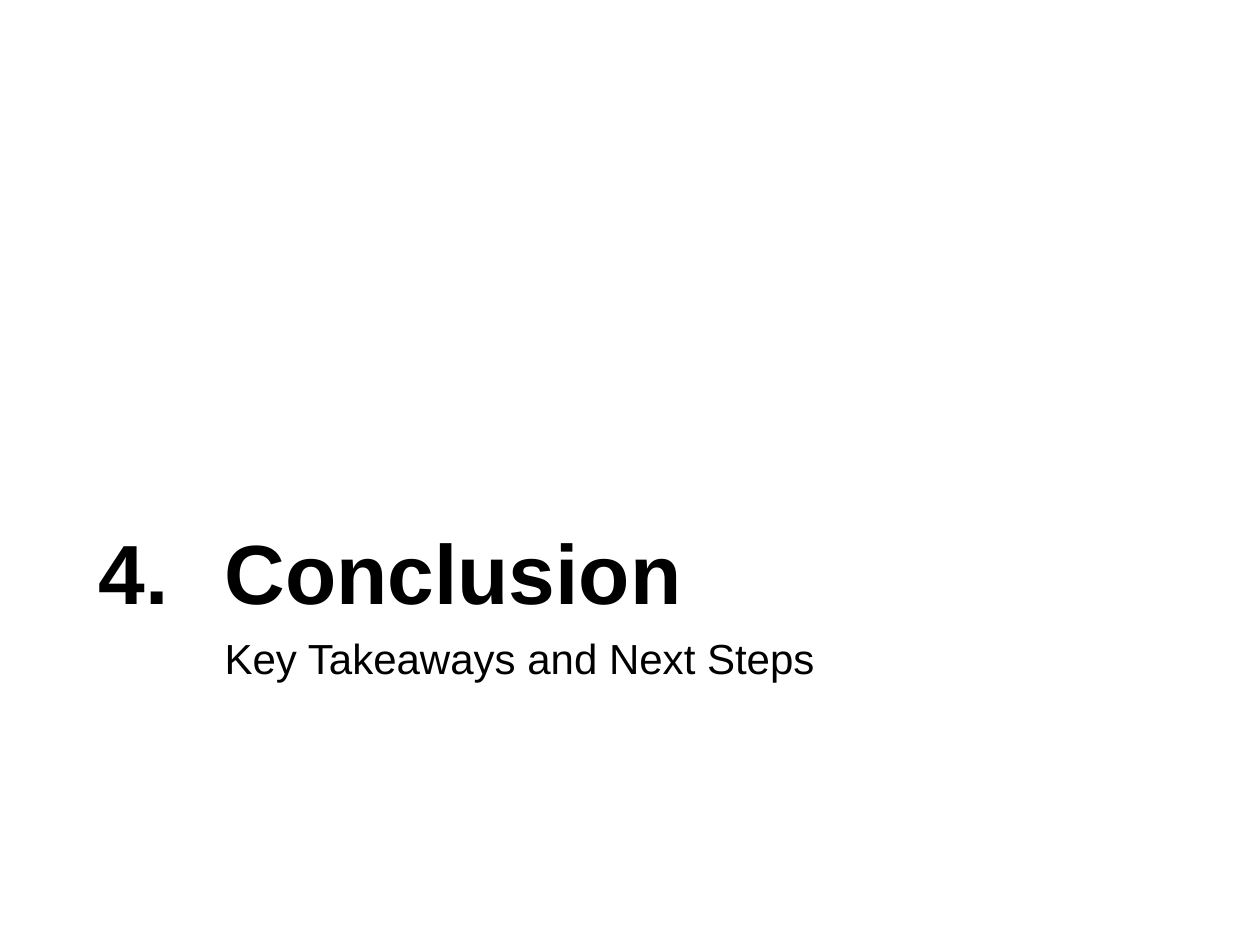
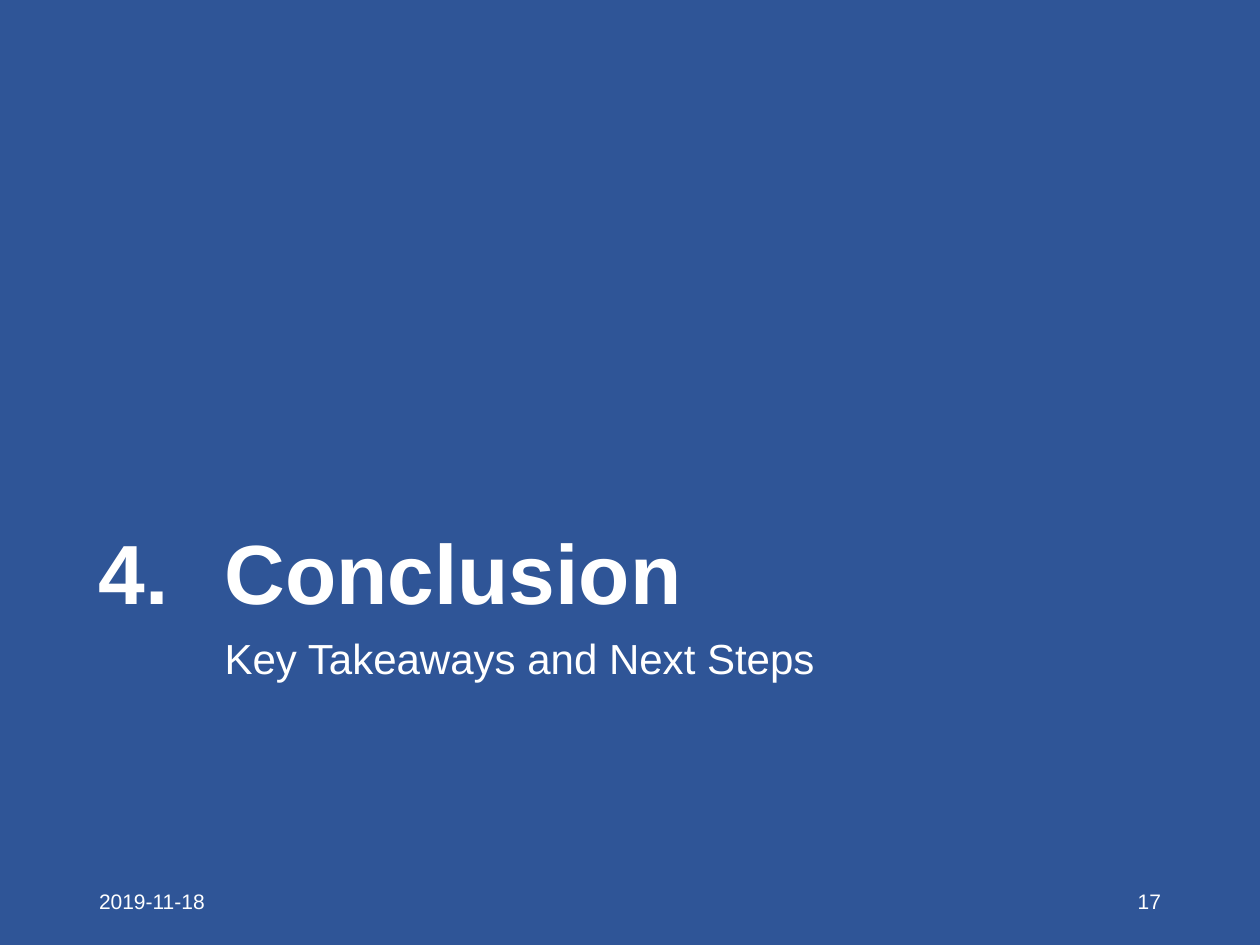
Before and after one commit to zahir-firoze/MIE350Proj, a slide deck: slide 17 of Project Presentation/MIE350 - Project Presentation.ppt. Drawn at 1260x945 pixels with LibreOffice and Linux fonts; fonts in the diff are those of the drawing. Boxes give left, top, right and bottom in pixels: in the first picture for what was removed or moved away, otherwise in the second. Text is boxed around its words. In the diff, an @@ line names an element or a change of style, - is before the commit and + after.

```diff
--- a/Project Presentation/MIE350 - Project Presentation.ppt
+++ b/Project Presentation/MIE350 - Project Presentation.ppt
@@ background #FFFFFF to #2F5597 @@
@@ title "4. Conclusion" at <box>99,543,682,605</box>: text colour #000000 to #FFFFFF @@
@@ text "Key Takeaways and Next Steps" at <box>225,643,814,683</box>: text colour #000000 to #FFFFFF @@
@@ text added at <box>99,894,205,909</box>, 12 pt, text #FFFFFF @@
+2019-11-18
@@ page number added at <box>1138,894,1161,909</box>, 12 pt, text #FFFFFF @@
+17
```
Also in this commit, not shown: 22 other slides changed.
